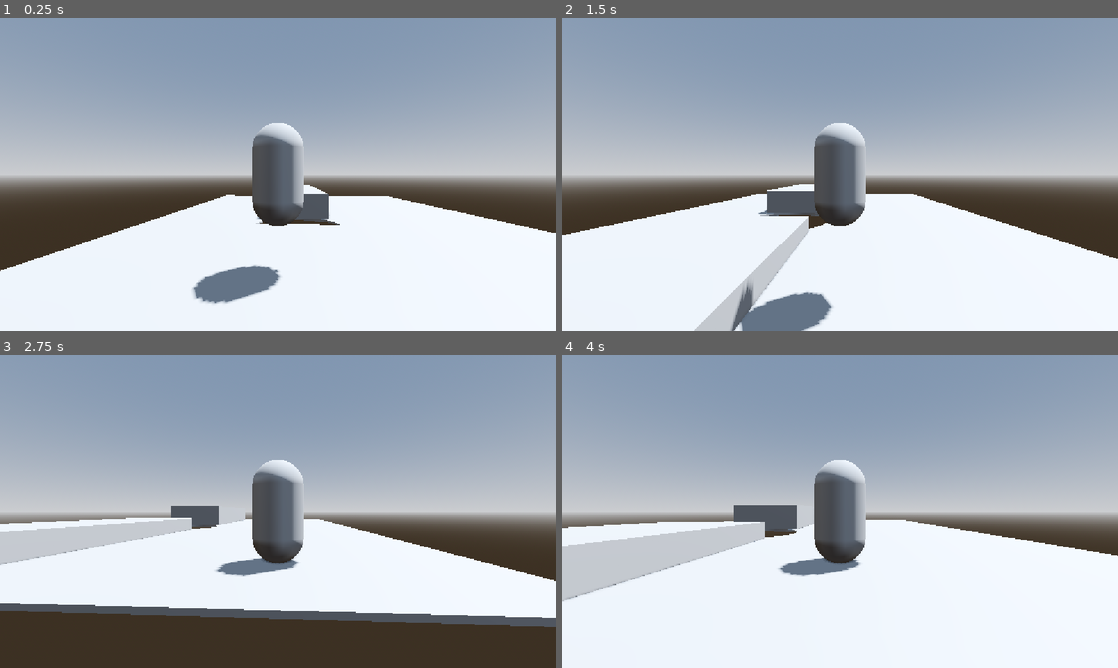
Above: before the commit, frames 1-4 (two rows, left to right).
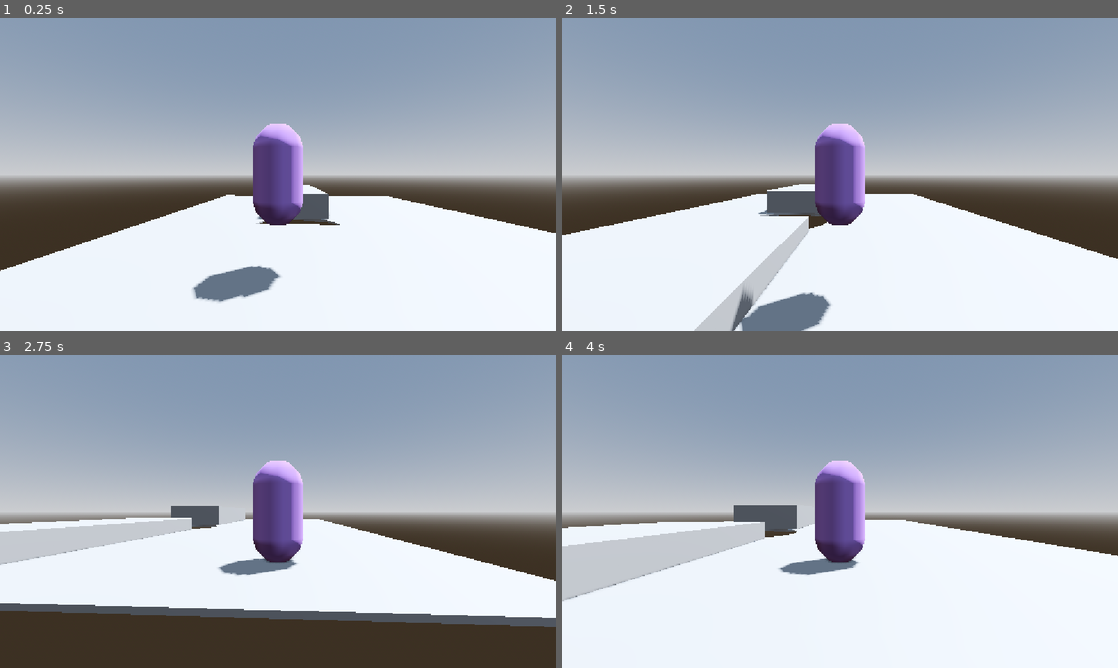
Above: after the commit, the same moments.

Repository: Spliteee/Pillow-King
Game: Godot game, scene res://Maps/TestMap.tscn
The game is run twice, just before and just after one commit, with the same random seed, the same clock (stepped at 60 frames per second) and the same inputs.
Inputs:
- Up to frame 1 (0.25 s): no input
- Up to frame 2 (1.5 s): hold D (move_right) 0.53-1.28 s; tap Space (jump) at 0.77 s; hold S (move_backward) from 1.28 s (still down)
- Up to frame 3 (2.75 s): tap Space (jump) at 1.52 s; release S (move_backward) at 2.03 s; hold D (move_right) from 2.03 s (still down)
- Up to frame 4 (4 s): release D (move_right) at 2.78 s; hold W (move_forward) 2.78-3.53 s; tap Space (jump) at 3.02, 3.77 s; hold A (move_left) from 3.53 s (still down)

The runs differ from the first frame. In frame 1, 2.7% of the frame differs, in the area x 35-55%, y 33-92%; in frame 2, 2.7%, in the area x 32-55%, y 33-97%; in frame 3, 2.6%; in frame 4, 2.6%.

Commit message:
Update Player.tscn

Diff:
--- a/Player.tscn
+++ b/Player.tscn
@@ -3,6 +3,11 @@
 [ext_resource type="Script" uid="uid://cjil7c6veiim1" path="res://character_body_3d.gd" id="1_xhfnw"]
 
 [sub_resource type="CapsuleMesh" id="CapsuleMesh_ux12u"]
+radial_segments = 8
+rings = 2
+
+[sub_resource type="StandardMaterial3D" id="StandardMaterial3D_6l4mb"]
+albedo_color = Color(0.61013335, 0.4510615, 0.77286685, 1)
 
 [sub_resource type="CapsuleShape3D" id="CapsuleShape3D_ep77b"]
 
@@ -11,6 +16,7 @@
 
 [node name="MeshInstance3D" type="MeshInstance3D" parent="." unique_id=802850235]
 mesh = SubResource("CapsuleMesh_ux12u")
+surface_material_override/0 = SubResource("StandardMaterial3D_6l4mb")
 
 [node name="CollisionShape3D" type="CollisionShape3D" parent="." unique_id=742867124]
 shape = SubResource("CapsuleShape3D_ep77b")
